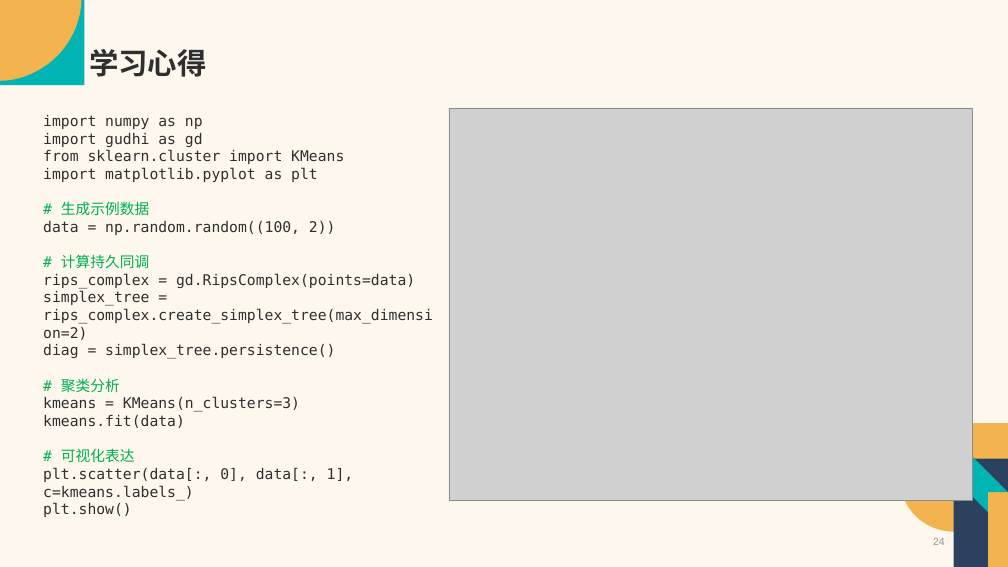
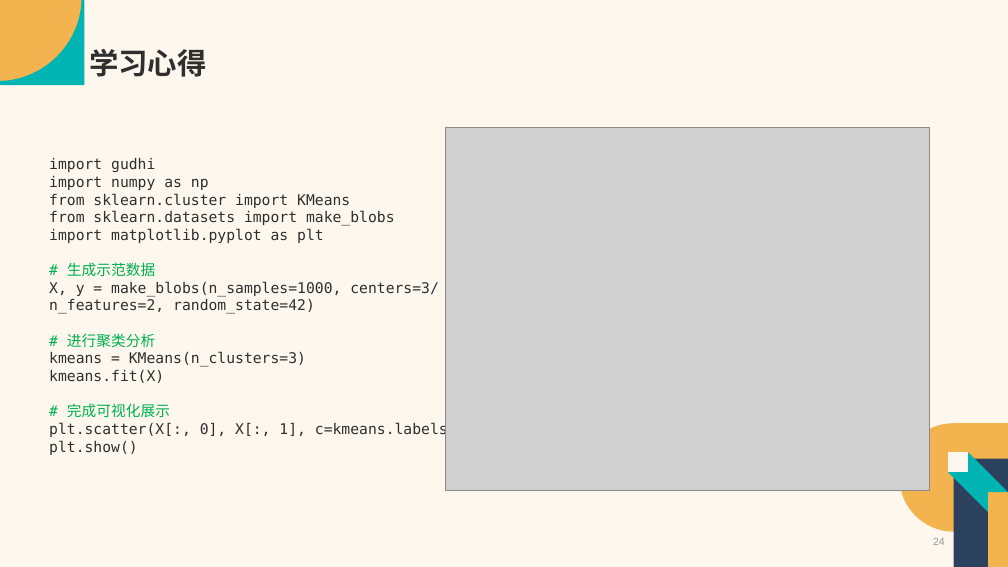
Before and after one commit to Vaelubo/Research, a slide deck: slide 24 of SSCI文章汇报-卢波.pptx. Drawn at 1008x567 pixels with LibreOffice and Linux fonts; fonts in the diff are those of the drawing; grey boxes stand for pictures. Boxes give left, top, right and bottom in pixels: in the first picture for what was removed or moved away, otherwise in the second. Text is boxed around its words. In the diff, an @@ line names an element or a change of style, - is before the commit and + after.

```diff
--- a/SSCI文章汇报-卢波.pptx
+++ b/SSCI文章汇报-卢波.pptx
@@ text at [43, 133, 203, 147]: paragraph removed @@
-import gudhi as gd
@@ picture: place and size @@
-picture at [449, 108, 972, 500]
+picture at [445, 127, 929, 490]
@@ text "import gudhi": place and size @@
-text "import gudhi" at [43, 115, 433, 517]
+text "import gudhi" at [49, 158, 466, 455]
@@ text at [49, 158, 155, 172]: paragraph added @@
+import gudhi
@@ text at [49, 210, 395, 226]: paragraph added @@
+from sklearn.datasets import make_blobs
@@ text at [49, 262, 439, 348]: text changed @@
-# 生成示例数据
-data = np.random.random((100, 2))
-# 计算持久同调
-rips_complex = gd.RipsComplex(points=data)
-simplex_tree = rips_complex.create_simplex_tree(max_dimension=2)
-diag = simplex_tree.persistence()
-# 聚类分析
+# 生成示范数据
+X, y = make_blobs(n_samples=1000, centers=3/
+n_features=2, random_state=42)
+# 进行聚类分析
@@ text at [49, 370, 466, 438]: text changed @@
-kmeans.fit(data)
-# 可视化表达
-plt.scatter(data[:, 0], data[:, 1], c=kmeans.labels_)
+kmeans.fit(X)
+# 完成可视化展示
+plt.scatter(X[:, 0], X[:, 1], c=kmeans.labels_)
@@ freeform shape added at [948, 452, 968, 472], fill #FCF7F1 @@
```
Also in this commit, not shown: 6 other files.
